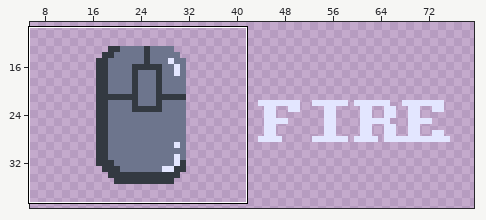
Two versions of one pixel-art file, src/assets/ui/playhelper.aseprite. The first picture is a wide view before the edit; the outline marks the close-up.
Close-up. Old version:
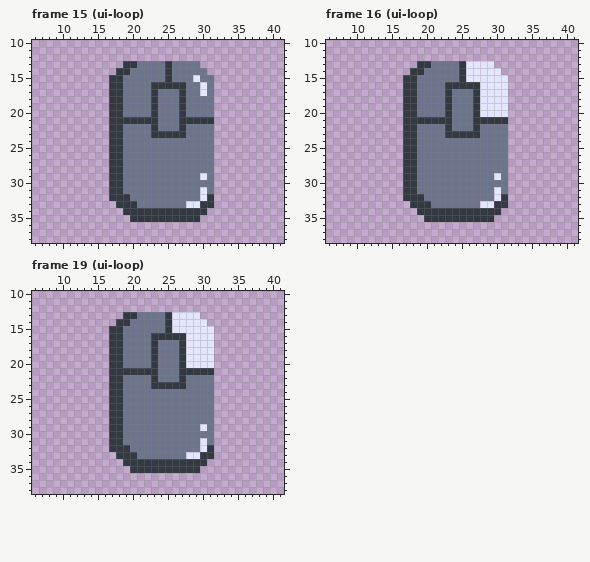
146x52 pixels, 26 frames. Shown: frame 15 (ui-loop): x 6..41, y 10..38; frame 16 (ui-loop): x 6..41, y 10..38; frame 19 (ui-loop): x 6..41, y 10..38. The wide view leaves out empty margins. The commit also changed other frames or places, which this record leaves out.
Once edited:
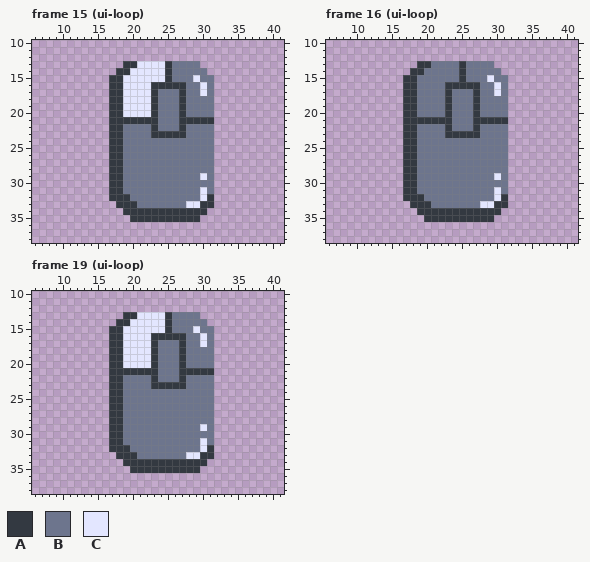
Palette (. is transparent): A #333941  B #6d758d  C #e3e6ff
From the commit log: Play helper: fire button fixed
The edit:
Frame 15 (ui-loop), layer "mouse":
y 13: x 21..24 BBBB -> CCCC
y 14: x 20..24 BBBBB -> CCCCC
y 15: x 19..24 BBBBBB -> CCCCCC
y 16..20: x 19..22 BBBB -> CCCC
Frame 16 (ui-loop), layer "mouse":
y 13: x 26..29 CCCC -> BBBB
y 14: x 26..30 CCCCC -> BBBBB
y 15: x 26..28 CCC -> BBB; x 30..31 CC -> BB
y 16..17: x 28..29 CC -> BB; x 31 C -> B
y 18..20: x 28..31 CCCC -> BBBB
Frame 19 (ui-loop), layer "mouse":
y 13: x 21..24 BBBB -> CCCC; x 26..29 CCCC -> BBBB
y 14: x 20..24 BBBBB -> CCCCC; x 26..30 CCCCC -> BBBBB
y 15: x 19..24 BBBBBB -> CCCCCC; x 26..28 CCC -> BBB; x 30..31 CC -> BB
y 16..17: x 19..22 BBBB -> CCCC; x 28..29 CC -> BB; x 31 C -> B
y 18..20: x 19..22 BBBB -> CCCC; x 28..31 CCCC -> BBBB
